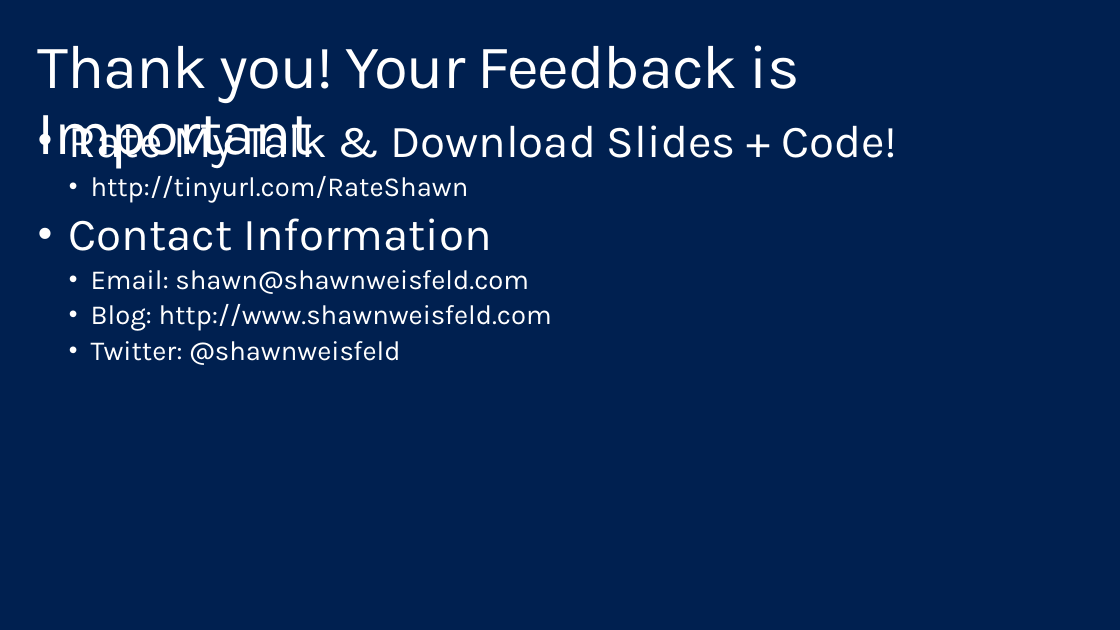
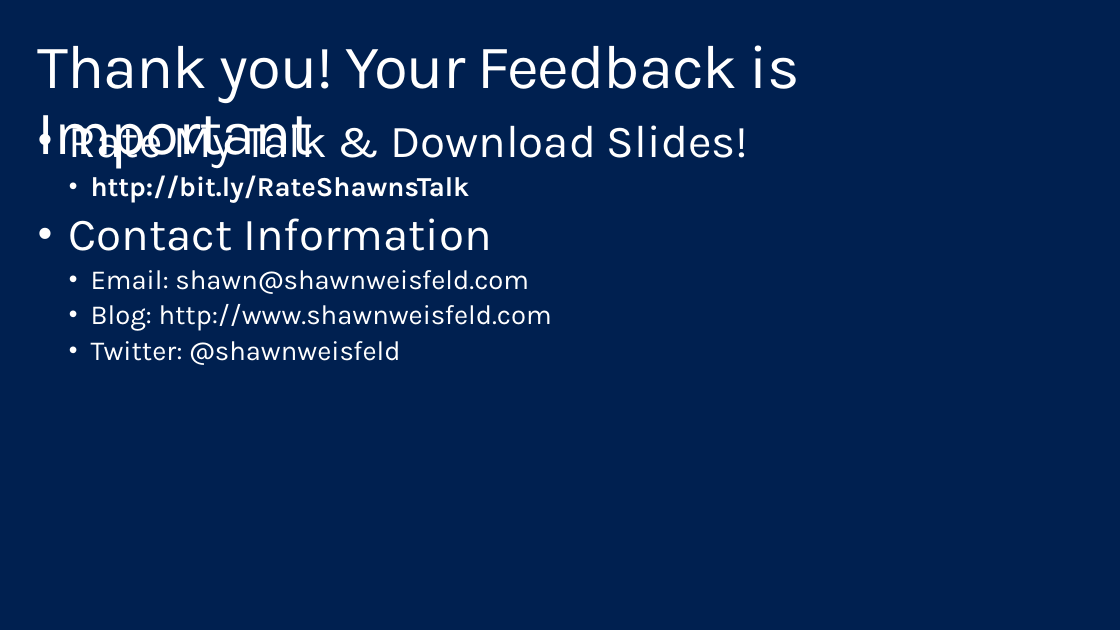
Before and after one commit to shawnweisfeld/20150513_MobileServices, a slide deck: slide 34 of Mobile Services.pptx. Drawn at 1120x630 pixels with LibreOffice and Linux fonts; fonts in the diff are those of the drawing; background and template pictures are left out. Boxes give left, top, right and bottom in pixels: in the first picture for what was removed or moved away, otherwise in the second. Text is boxed around its words. In the diff, an @@ line names an element or a change of style, - is before the commit and + after.

Commit message:
updated review link

```diff
--- a/Mobile Services.pptx
+++ b/Mobile Services.pptx
@@ text at (69, 116, 748, 203): text changed; size 40 to 24 pt; bold on @@
-• Rate My Talk & Download Slides + Code!
-  • http://tinyurl.com/RateShawn
+• Rate My Talk & Download Slides!
+  • http://bit.ly/RateShawnsTalk
```
